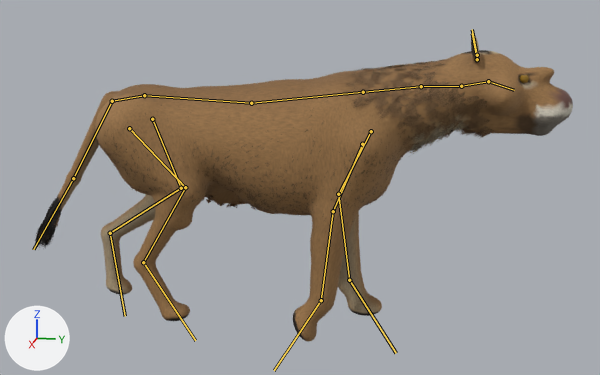
A saved change to the glTF model assets/models/animals/SK_Lion.gltf.
Rendered twice from a camera (50 mm lens) standing at (3.58, 0.94, 1.54) and looking at (-0.02, 0.22, 0.64). Every picture has the same lights, and +X, +Y and +Z are marked at lower left. The picture after the commit comes second. Both versions are drawn at frame 3 of the action 'walk'; the numbers are the values there. The bones that bend it are drawn over the model as lines.

Names of what the first picture shows: 'Lion', 'LionFur'.
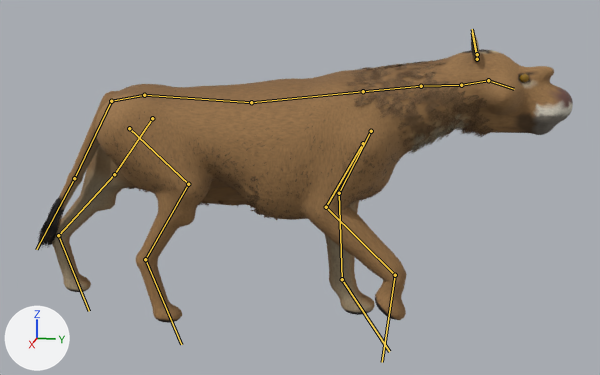
What differs and where, as boxes (x1, y1, x2, y2) in the pictures (600 x 375 px):
```json
{"object": "Lion", "change": "posed", "before": [40, 35, 573, 342], "after": [43, 34, 573, 323]}
{"object": "LionFur", "change": "posed", "before": [34, 59, 494, 250], "after": [38, 58, 494, 249]}
{"bone": "upperarm.L", "before": "(362, 144) to (333, 211)", "after": "(363, 143) to (326, 207)"}
{"bone": "forearm.L", "before": "(333, 211) to (321, 300)", "after": "(326, 207) to (395, 275)"}
{"bone": "hoof_f.L", "before": "(321, 300) to (274, 370)", "after": "(395, 275) to (382, 362)"}
{"bone": "forearm.R", "before": "(338, 194) to (349, 280)", "after": "(339, 193) to (342, 279)"}
{"bone": "hoof_f.R", "before": "(349, 280) to (396, 353)", "after": "(342, 279) to (389, 351)"}
{"bone": "tail", "before": "(112, 101) to (73, 178)", "after": "(111, 101) to (74, 178)"}
{"bone": "thigh.L", "before": "(129, 128) to (185, 187)", "after": "(129, 128) to (188, 184)"}
{"bone": "shin.L", "before": "(185, 187) to (143, 262)", "after": "(188, 184) to (145, 259)"}
{"bone": "hoof_h.L", "before": "(143, 262) to (195, 340)", "after": "(145, 259) to (181, 344)"}
{"bone": "thigh.R", "before": "(152, 119) to (181, 188)", "after": "(152, 118) to (114, 174)"}
{"bone": "shin.R", "before": "(181, 188) to (110, 233)", "after": "(114, 174) to (58, 235)"}
{"bone": "hoof_h.R", "before": "(110, 233) to (125, 316)", "after": "(58, 235) to (89, 311)"}
```

Edits to the scene script, one JSON object a line:
```json
{"block": "bone_upperarm_l", "where": "bone_upperarm_l = bpy.data.objects['LionRig'].pose.bones['upperarm.L']  # child of 'chest'"}
{"op": "set", "path": "bone_upperarm_l.rotation_quaternion", "old": "(1.0, 0.021, 0.0, 0.0)", "new": "(0.999, -0.032, 0.0, 0.0)", "note": "degrees (2, 0, 0) -> degrees (-4, 0, 0)"}
{"block": "bone_forearm_l", "where": "bone_forearm_l = bpy.data.objects['LionRig'].pose.bones['forearm.L']  # child of 'upperarm.L'"}
{"op": "set", "path": "bone_forearm_l.rotation_quaternion", "old": "(0.988, -0.156, 0.0, 0.0)", "new": "(0.935, 0.354, 0.0, 0.0)", "note": "degrees (-18, 0, 0) -> degrees (41, 0, 0)"}
{"block": "bone_hoof_f_l", "where": "bone_hoof_f_l = bpy.data.objects['LionRig'].pose.bones['hoof_f.L']  # child of 'forearm.L'"}
{"op": "set", "path": "bone_hoof_f_l.rotation_quaternion", "old": "(0.908, -0.419, 0.0, 0.0)", "new": "(0.777, -0.63, 0.0, 0.0)", "note": "degrees (-50, 0, 0) -> degrees (-78, 0, 0)"}
{"block": "bone_forearm_r", "where": "bone_forearm_r = bpy.data.objects['LionRig'].pose.bones['forearm.R']  # child of 'upperarm.R'"}
{"op": "set", "path": "bone_forearm_r.rotation_quaternion", "old": "(1.0, 0.002, 0.0, 0.0)", "new": "(0.999, -0.042, 0.0, 0.0)", "note": "degrees (0, 0, 0) -> degrees (-5, 0, 0)"}
{"block": "bone_hoof_f_r", "where": "bone_hoof_f_r = bpy.data.objects['LionRig'].pose.bones['hoof_f.R']  # child of 'forearm.R'"}
{"op": "set", "path": "bone_hoof_f_r.rotation_quaternion", "old": "(1.0, 0.0, 0.0, 0.0)", "new": "(0.999, 0.047, 0.0, 0.0)", "note": "degrees (0, 0, 0) -> degrees (5, 0, 0)"}
{"block": "bone_tail", "where": "bone_tail = bpy.data.objects['LionRig'].pose.bones['tail']  # child of 'hips'"}
{"op": "set", "path": "bone_tail.rotation_quaternion", "old": "(0.999, 0.043, 0.001, 0.024)", "new": "(0.998, 0.049, 0.001, 0.029)", "note": "degrees (5, 0, 3) -> degrees (6, 0, 3)"}
{"block": "bone_thigh_l", "where": "bone_thigh_l = bpy.data.objects['LionRig'].pose.bones['thigh.L']  # child of 'hips'"}
{"op": "set", "path": "bone_thigh_l.rotation_quaternion", "old": "(0.994, 0.105, 0.0, 0.0)", "new": "(0.991, 0.133, 0.0, 0.0)", "note": "degrees (12, 0, 0) -> degrees (15, 0, 0)"}
{"block": "bone_shin_l", "where": "bone_shin_l = bpy.data.objects['LionRig'].pose.bones['shin.L']  # child of 'thigh.L'"}
{"op": "set", "path": "bone_shin_l.rotation_quaternion", "old": "(1.0, 0.0, 0.0, 0.0)", "new": "(1.0, -0.029, 0.0, 0.0)", "note": "degrees (0, 0, 0) -> degrees (-3, 0, 0)"}
{"block": "bone_hoof_h_l", "where": "bone_hoof_h_l = bpy.data.objects['LionRig'].pose.bones['hoof_h.L']  # child of 'shin.L'"}
{"op": "set", "path": "bone_hoof_h_l.rotation_quaternion", "old": "(1.0, 0.0, 0.0, 0.0)", "new": "(0.995, -0.104, 0.0, 0.0)", "note": "degrees (0, 0, 0) -> degrees (-12, 0, 0)"}
{"block": "bone_thigh_r", "where": "bone_thigh_r = bpy.data.objects['LionRig'].pose.bones['thigh.R']  # child of 'hips'"}
{"op": "set", "path": "bone_thigh_r.rotation_quaternion", "old": "(0.993, -0.12, 0.0, 0.0)", "new": "(0.816, -0.578, 0.0, 0.0)", "note": "degrees (-14, 0, 0) -> degrees (-71, 0, 0)"}
{"block": "bone_shin_r", "where": "bone_shin_r = bpy.data.objects['LionRig'].pose.bones['shin.R']  # child of 'thigh.R'"}
{"op": "set", "path": "bone_shin_r.rotation_quaternion", "old": "(1.0, 0.0, 0.0, 0.0)", "new": "(0.821, 0.57, 0.0, 0.0)", "note": "degrees (0, 0, 0) -> degrees (70, 0, 0)"}
{"block": "bone_hoof_h_r", "where": "bone_hoof_h_r = bpy.data.objects['LionRig'].pose.bones['hoof_h.R']  # child of 'shin.R'"}
{"op": "set", "path": "bone_hoof_h_r.rotation_quaternion", "old": "(1.0, 0.0, 0.0, 0.0)", "new": "(0.999, -0.042, 0.0, 0.0)", "note": "degrees (0, 0, 0) -> degrees (-5, 0, 0)"}
```
